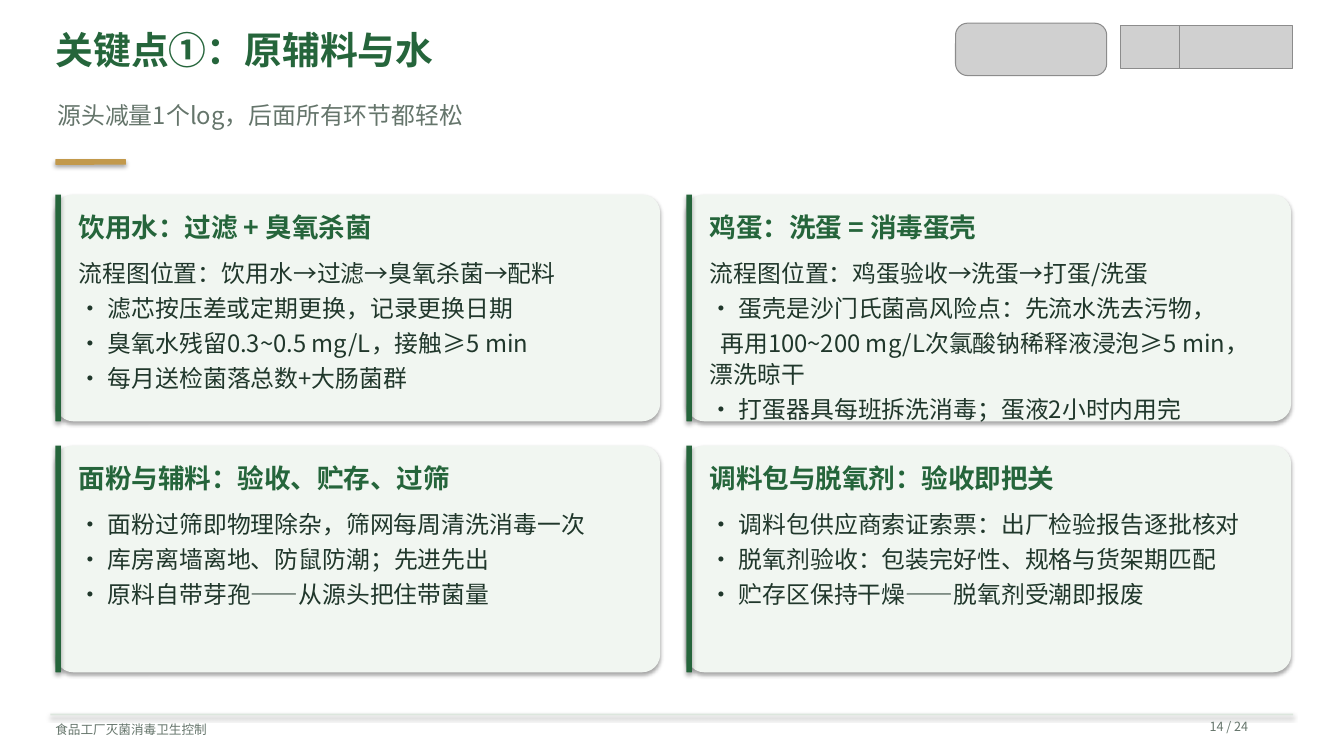
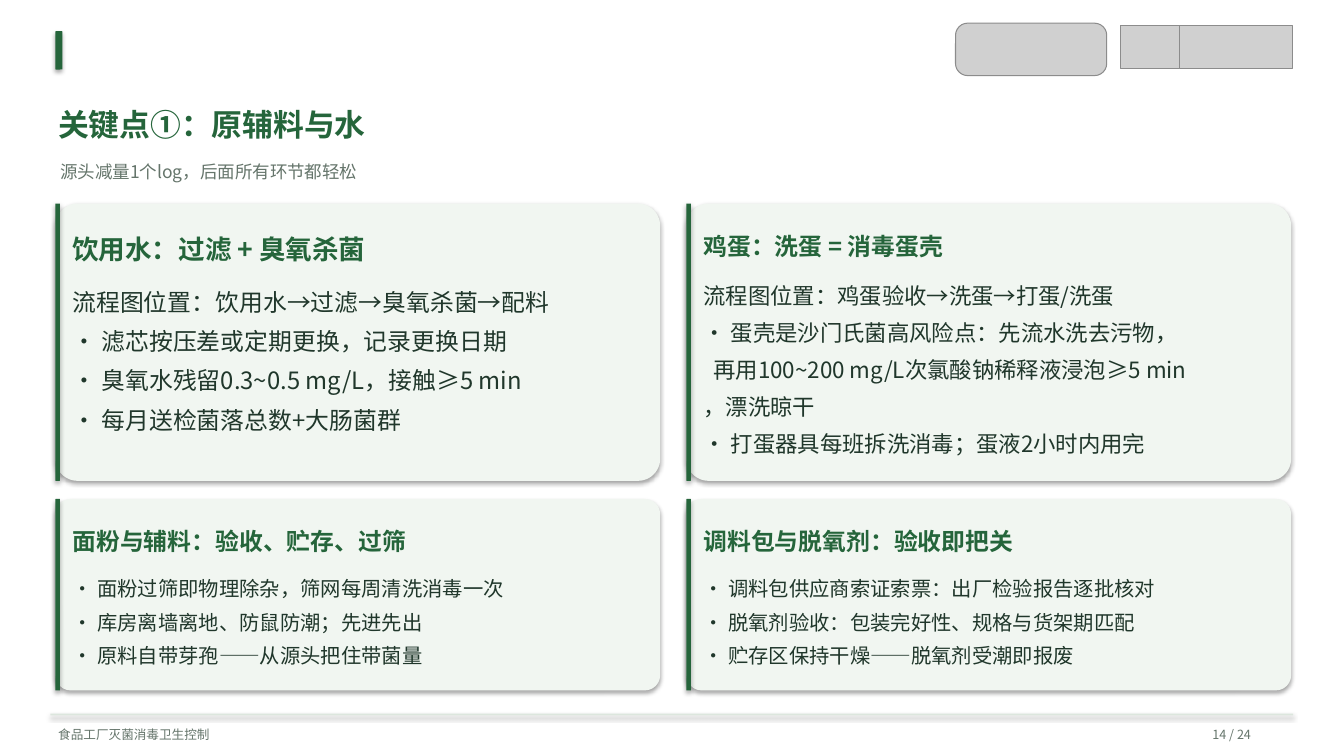
Before and after one commit to anton-z1127/zaadd, a slide deck: slide 14 of sterilization-training/presentation.pptx. Drawn at 1344x756 pixels with LibreOffice and Linux fonts; fonts in the diff are those of the drawing; grey boxes stand for pictures. Boxes give left, top, right and bottom in pixels: in the first picture for what was removed or moved away, otherwise in the second. Text is boxed around its words. In the diff, an @@ line names an element or a change of style, - is before the commit and + after.

Commit message:
Replan training slide layouts and verify rendered text bounds

```diff
--- a/sterilization-training/presentation.pptx
+++ b/sterilization-training/presentation.pptx
@@ rounded rectangle: place and size @@
-rounded rectangle at [55, 159, 126, 165]
+rounded rectangle at [55, 31, 63, 70]
@@ rounded rectangle at [55, 31, 63, 70]: fill #C2994B to #25653B @@
@@ text "关键点①：原辅料与水": place and size @@
-text "关键点①：原辅料与水" at [55, 32, 433, 68]
+text "关键点①：原辅料与水" at [58, 109, 365, 139]
@@ text "关键点①：原辅料与水" at [58, 109, 365, 139]: size 27 to 22 pt; line spacing 1 to 36.3pt; less space between paragraphs @@
@@ text "源头减量1个log，后面所有环节都轻松": place and size @@
-text "源头减量1个log，后面所有环节都轻松" at [57, 104, 463, 130]
+text "源头减量1个log，后面所有环节都轻松" at [60, 163, 357, 183]
@@ text "源头减量1个log，后面所有环节都轻松" at [60, 163, 357, 183]: size 17 to 12.5 pt; line spacing 1 to 20.6pt; less space between paragraphs @@
@@ rounded rectangle: place and size @@
-rounded rectangle at [55, 195, 660, 421]
+rounded rectangle at [55, 204, 660, 481]
@@ rounded rectangle: place and size @@
-rounded rectangle at [55, 195, 62, 421]
+rounded rectangle at [55, 204, 59, 481]
@@ rounded rectangle: place and size @@
-rounded rectangle at [687, 195, 1292, 421]
+rounded rectangle at [687, 204, 1292, 481]
@@ rounded rectangle: place and size @@
-rounded rectangle at [687, 195, 693, 421]
+rounded rectangle at [687, 204, 691, 481]
@@ text "饮用水：过滤 + 臭氧杀菌": place and size @@
-text "饮用水：过滤 + 臭氧杀菌" at [79, 214, 372, 240]
+text "饮用水：过滤 + 臭氧杀菌" at [72, 236, 365, 262]
@@ text "饮用水：过滤 + 臭氧杀菌" at [72, 236, 365, 262]: line spacing 1 to 31.4pt; less space between paragraphs @@
@@ text "鸡蛋：洗蛋 = 消毒蛋壳": place and size @@
-text "鸡蛋：洗蛋 = 消毒蛋壳" at [710, 214, 976, 240]
+text "鸡蛋：洗蛋 = 消毒蛋壳" at [703, 234, 943, 257]
@@ text "流程图位置：鸡蛋验收→洗蛋→打蛋/洗蛋": place and size @@
-text "流程图位置：鸡蛋验收→洗蛋→打蛋/洗蛋" at [710, 262, 1249, 424]
+text "流程图位置：鸡蛋验收→洗蛋→打蛋/洗蛋" at [703, 285, 1186, 456]
@@ text "流程图位置：饮用水→过滤→臭氧杀菌→配料": place and size @@
-text "流程图位置：饮用水→过滤→臭氧杀菌→配料" at [79, 262, 556, 389]
+text "流程图位置：饮用水→过滤→臭氧杀菌→配料" at [72, 291, 549, 431]
@@ text "流程图位置：饮用水→过滤→臭氧杀菌→配料" at [72, 291, 549, 431]: line spacing 1.08 to 28pt; less space between paragraphs @@
@@ text at [703, 285, 1178, 456]: size 17 to 16 pt in "流程图位置：鸡蛋验收→洗蛋→打蛋/洗蛋", "· 蛋壳是沙门氏菌高风险点：先流水洗去污物，", "· 打蛋器具每班拆洗消毒；蛋液2小时内用完"; line spacing 1.08 to 26.4pt; less space between paragraphs @@
@@ text at [703, 359, 1186, 417]: text changed; size 17 to 16 pt @@
-再用100~200 mg/L次氯酸钠稀释液浸泡≥5 min，漂洗晾干
+再用100~200 mg/L次氯酸钠稀释液浸泡≥5 min
+，漂洗晾干
@@ rounded rectangle: place and size @@
-rounded rectangle at [55, 446, 660, 673]
+rounded rectangle at [55, 499, 660, 691]
@@ rounded rectangle: place and size @@
-rounded rectangle at [55, 446, 62, 673]
+rounded rectangle at [55, 499, 59, 691]
@@ rounded rectangle: place and size @@
-rounded rectangle at [687, 446, 1292, 673]
+rounded rectangle at [687, 499, 1292, 691]
@@ rounded rectangle: place and size @@
-rounded rectangle at [687, 446, 693, 673]
+rounded rectangle at [687, 499, 691, 691]
@@ text "面粉与辅料：验收、贮存、过筛": place and size @@
-text "面粉与辅料：验收、贮存、过筛" at [79, 465, 450, 491]
+text "面粉与辅料：验收、贮存、过筛" at [72, 529, 406, 552]
@@ size 19 to 17 pt; line spacing 1 to 28pt; less space between paragraphs in 3 elements at [703, 234, 943, 257], [72, 529, 406, 552], [703, 529, 1013, 552] @@
@@ text "调料包与脱氧剂：验收即把关": place and size @@
-text "调料包与脱氧剂：验收即把关" at [710, 465, 1055, 491]
+text "调料包与脱氧剂：验收即把关" at [703, 529, 1013, 552]
@@ text "· 面粉过筛即物理除杂，筛网每周清洗消毒一次": place and size @@
-text "· 面粉过筛即物理除杂，筛网每周清洗消毒一次" at [108, 513, 585, 605]
+text "· 面粉过筛即物理除杂，筛网每周清洗消毒一次" at [97, 579, 504, 665]
@@ text "· 面粉过筛即物理除杂，筛网每周清洗消毒一次" at [97, 579, 504, 665]: size 17 to 14.5 pt; line spacing 1.08 to 23.9pt; less space between paragraphs @@
@@ text "· 调料包供应商索证索票：出厂检验报告逐批核对" at [728, 579, 1155, 665]: size 17 to 14.5 pt; line spacing 1.08 to 23.9pt; less space between paragraphs @@
@@ text "· 调料包供应商索证索票：出厂检验报告逐批核对": place and size @@
-text "· 调料包供应商索证索票：出厂检验报告逐批核对" at [739, 513, 1240, 605]
+text "· 调料包供应商索证索票：出厂检验报告逐批核对" at [728, 579, 1155, 665]
@@ text "食品工厂灭菌消毒卫生控制" at [58, 728, 209, 740]: line spacing 1 to 14.8pt; less space between paragraphs @@
@@ text "14 / 24" at [1212, 729, 1251, 739]: line spacing 1 to 14.8pt; less space between paragraphs @@
```
Also in this commit, not shown: 23 other slides changed, 5 other files.
